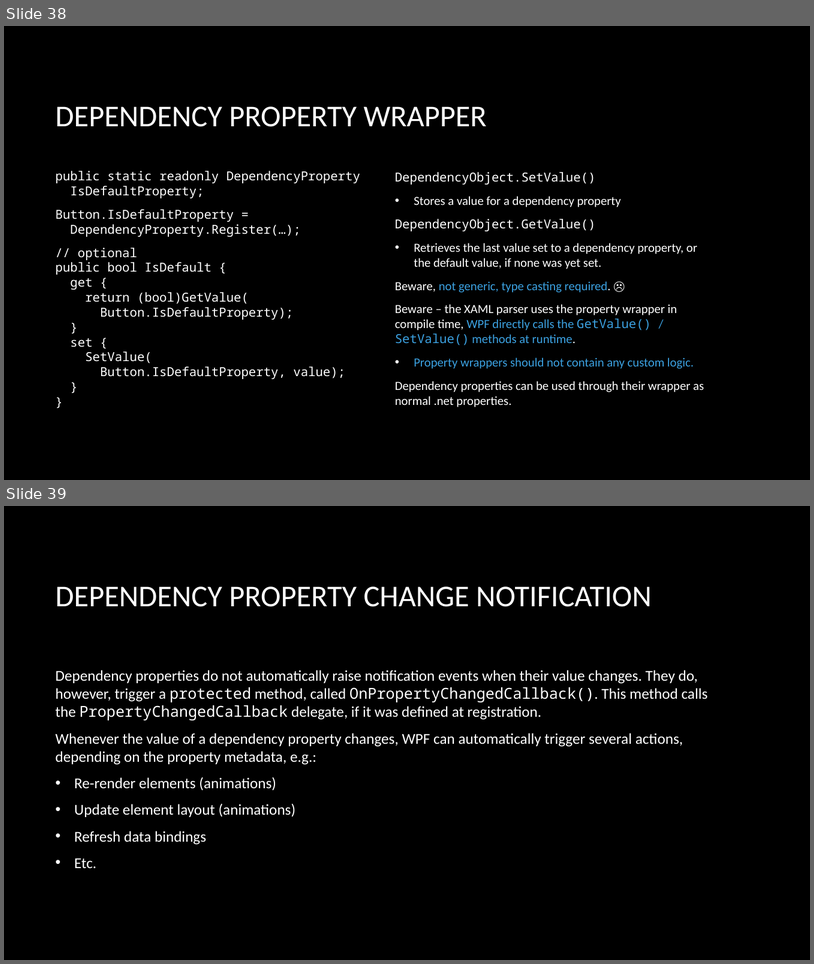
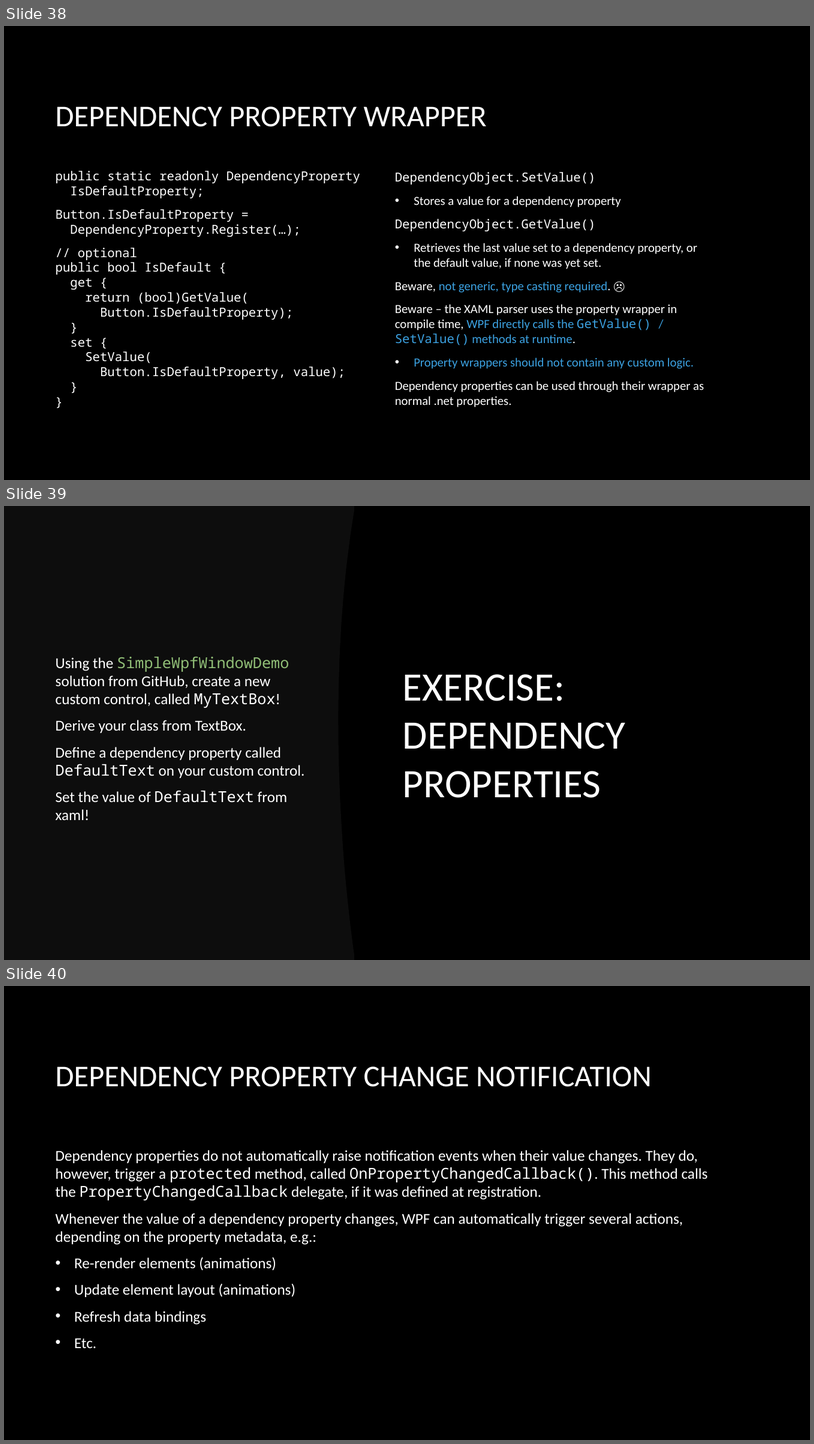
Before and after one commit to attilabertok/modular-application-development-in-csharp, a slide deck: docs/Modular Application Development in C#, Part 2.pptx. Shown one above the other, each under a label of ours: slides 38 and 39 before the commit, slides 38, 39 and 40 after it. The pictures are 814x964 and 814x1444 pixels, drawn with LibreOffice and Linux fonts; fonts in the diff are those of the drawing; background and template pictures are left out. Boxes give left, top, right and bottom in pixels: in the first picture for what was removed or moved away, otherwise in the second. Text is boxed around its words. In the diff, an @@ line names an element or a change of style, - is before the commit and + after.

Commit message:
Slide update for session #2

```diff
--- a/docs/Modular Application Development in C#, Part 2.pptx
+++ b/docs/Modular Application Development in C#, Part 2.pptx
@@ slide 39 added at (x1=4, y1=506, x2=810, y2=960), background picture (left out) @@
@@ freeform shape added at (x1=4, y1=506, x2=354, y2=960), fill #0D0D0D @@
@@ text added at (x1=56, y1=656, x2=305, y2=820), 18 pt, text #FFFFFF @@
+Using the SimpleWpfWindowDemo solution from GitHub, create a new custom control, called MyTextBox!
+Derive your class from TextBox.
+Define a dependency property called DefaultText on your custom control.
+Set the value of DefaultText from xaml!
@@ title added at (x1=403, y1=674, x2=626, y2=798), 48 pt, text #FFFFFF @@
+EXERCISE:
+DEPENDENCY PROPERTIES
@@ what was slide 39 is now slide 40 @@
```
